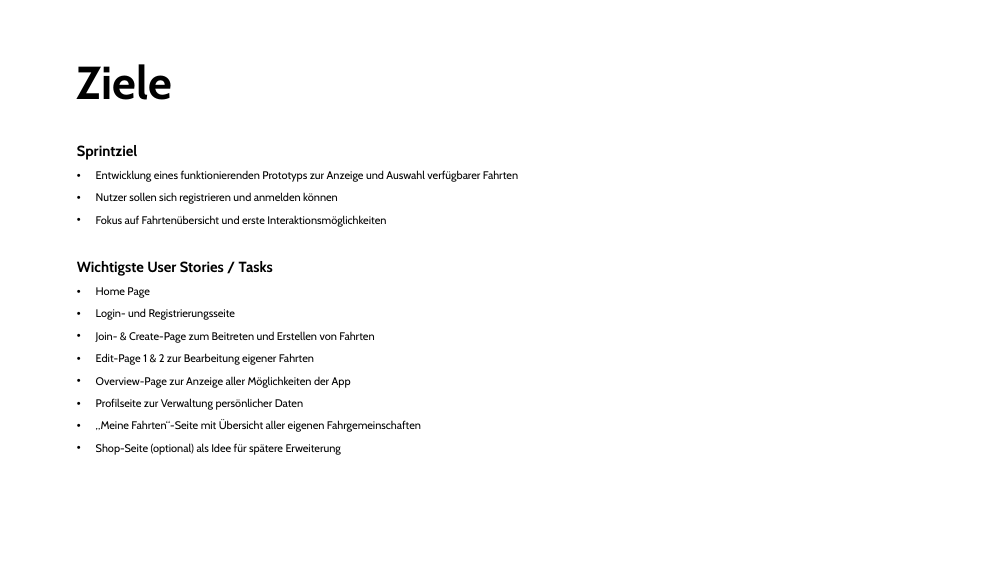
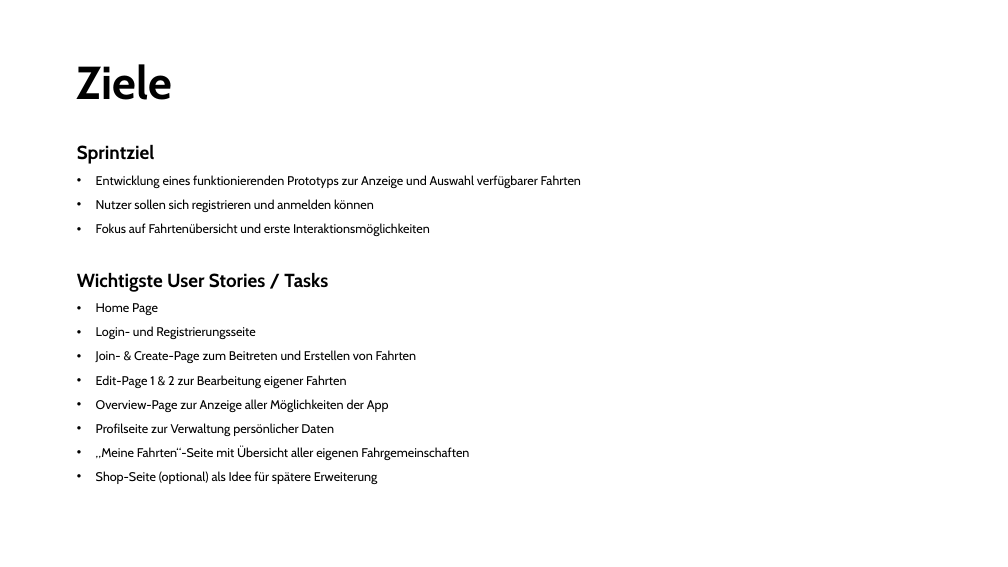
Before and after one commit to HalbmayrJulian/Carpooling_Service_Students, a slide deck: slide 4 of Zwischenpräsentation.pptx. Drawn at 1008x567 pixels with LibreOffice and Linux fonts; fonts in the diff are those of the drawing. Boxes give left, top, right and bottom in pixels: in the first picture for what was removed or moved away, otherwise in the second. Text is boxed around its words. In the diff, an @@ line names an element or a change of style, - is before the commit and + after.

```diff
--- a/Zwischenpräsentation.pptx
+++ b/Zwischenpräsentation.pptx
@@ text "Sprintziel" at [77,144,581,484]: size 14 to 18 pt in "Sprintziel", "Wichtigste User Stories / Tasks"; size 10.5 to 12 pt @@
```
Also in this commit, not shown: 8 other files.
